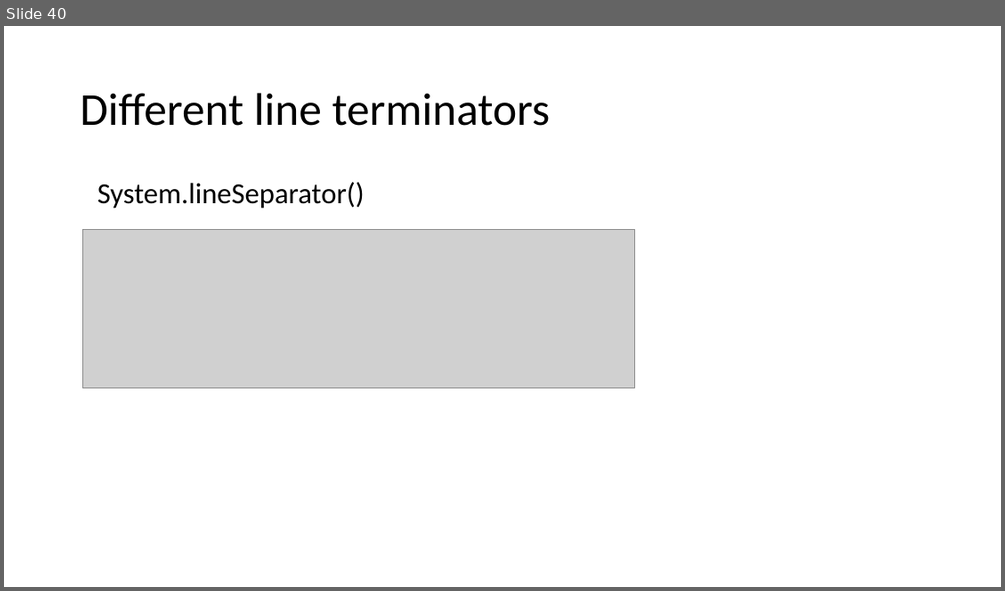
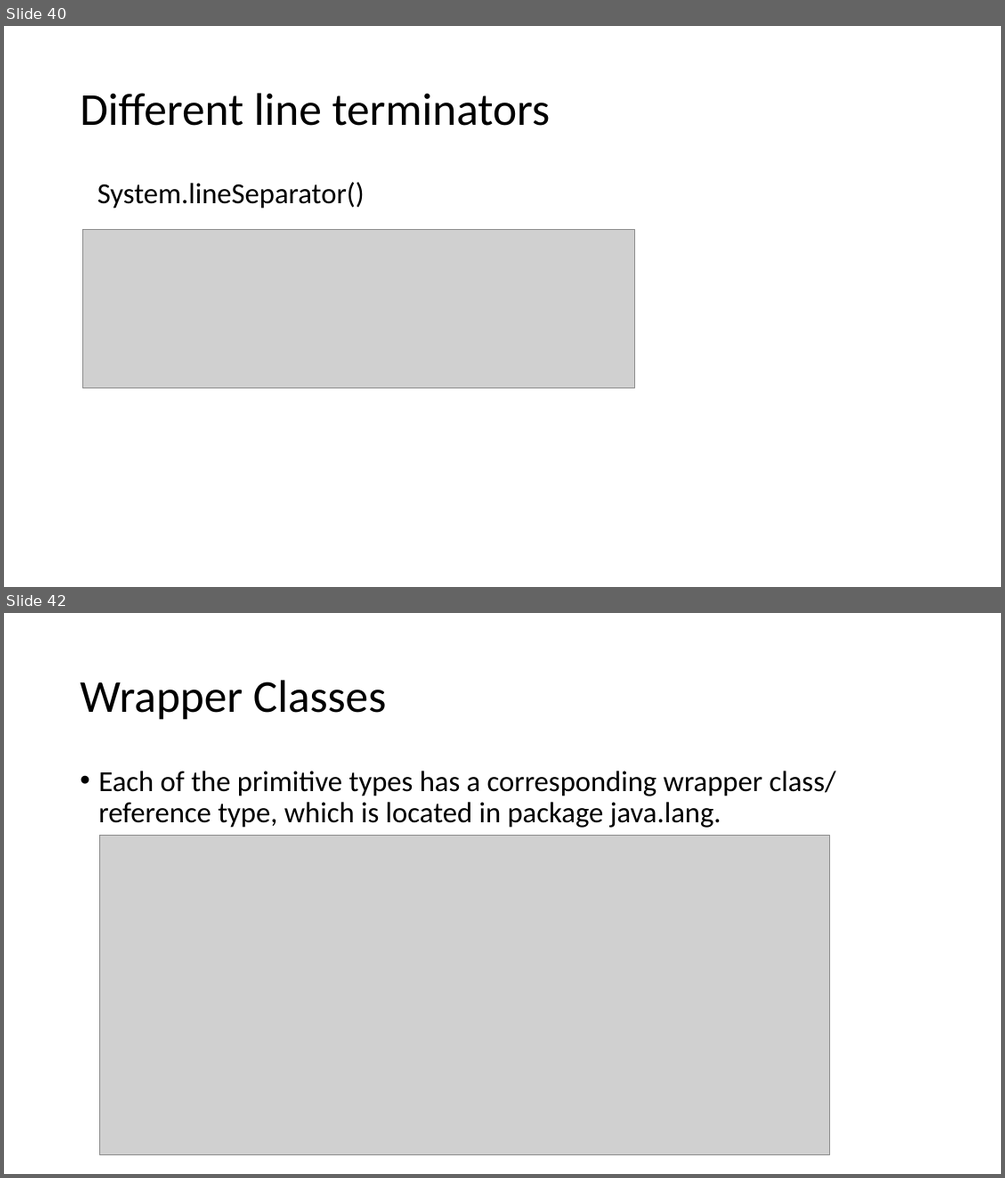
Before and after one commit to VeerababuK/Core-Java, a slide deck: Java Basics.pptx. Shown one above the other, each under a label of ours: slide 40 before the commit, slides 40 and 42 after it; the slides between them are not shown. The pictures are 1005x591 and 1005x1178 pixels, drawn with LibreOffice and Linux fonts; fonts in the diff are those of the drawing; grey boxes stand for pictures. Boxes give left, top, right and bottom in pixels: in the first picture for what was removed or moved away, otherwise in the second. Text is boxed around its words. In the diff, an @@ line names an element or a change of style, - is before the commit and + after.

Commit message:
Updated Java Basics

```diff
--- a/Java Basics.pptx
+++ b/Java Basics.pptx
@@ slide 42 added at box(4, 613, 1001, 1174), background #FFFFFF @@
@@ title added at box(80, 680, 386, 720), 44 pt, text #000000 @@
+Wrapper Classes
@@ text added at box(98, 771, 836, 827), 28 pt, text #000000 @@
+• Each of the primitive types has a corresponding wrapper class/ reference type, which is located in package java.lang.
@@ picture added at box(100, 835, 830, 1154) @@
```
Also in this commit, not shown: 32 other slides added.
